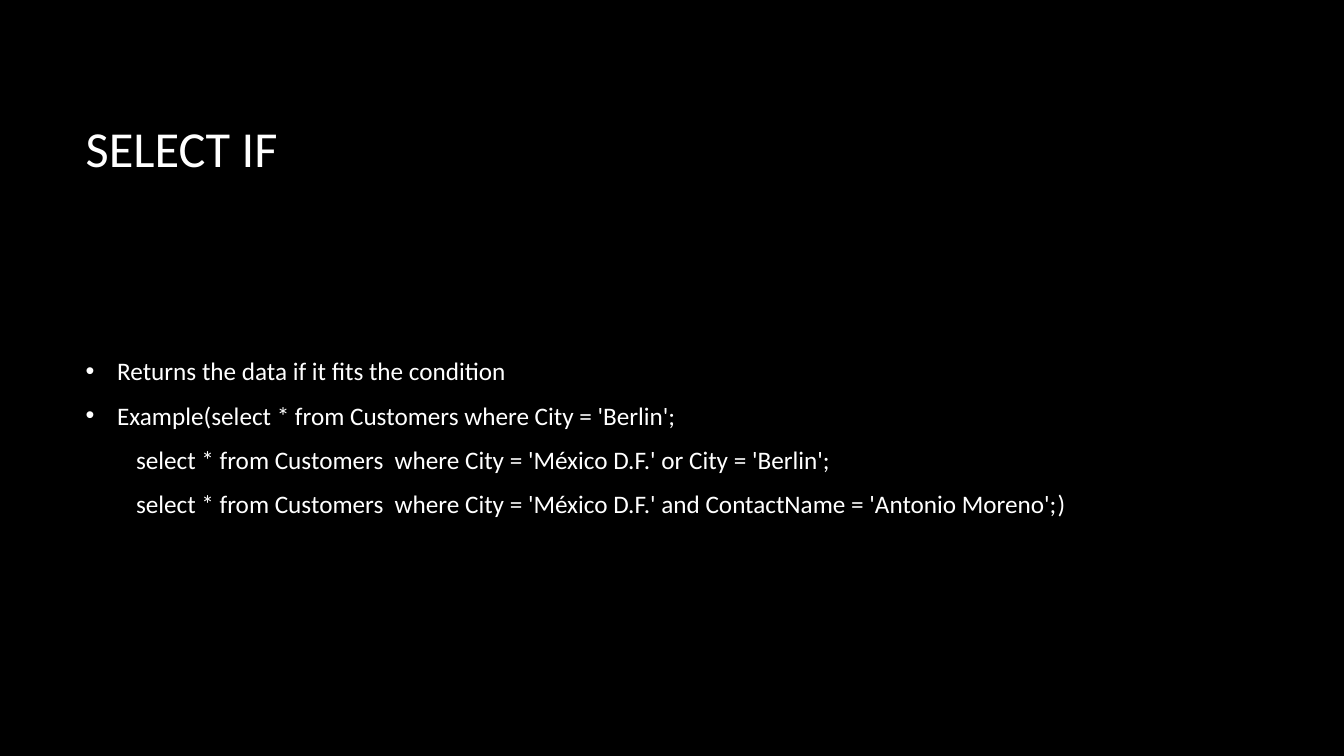
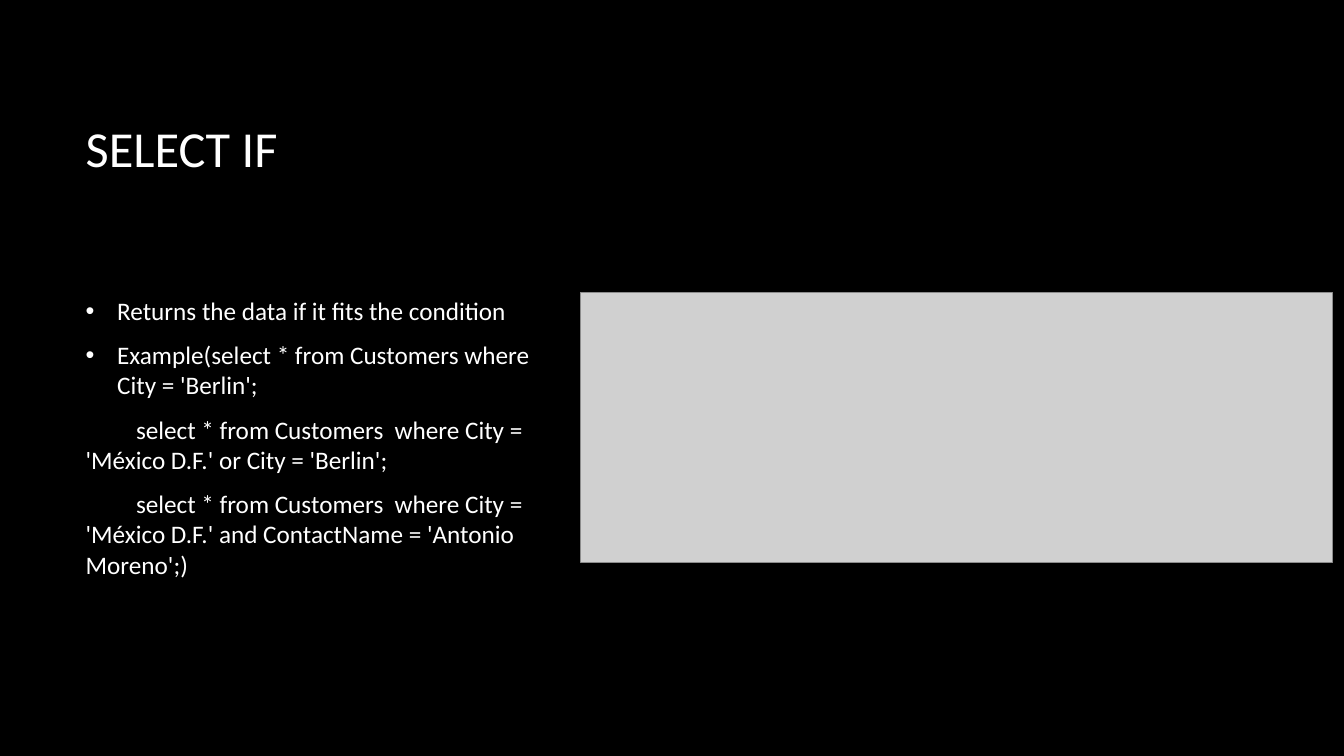
Before and after one commit to HajnalBendeguz1/IKT-01.23, a slide deck: slide 8 of SQL basics.pptx. Drawn at 1344x756 pixels with LibreOffice and Linux fonts; fonts in the diff are those of the drawing; grey boxes stand for pictures; background and template pictures are left out. Boxes give left, top, right and bottom in pixels: in the first picture for what was removed or moved away, otherwise in the second. Text is boxed around its words. In the diff, an @@ line names an element or a change of style, - is before the commit and + after.

```diff
--- a/SQL basics.pptx
+++ b/SQL basics.pptx
@@ text "Returns the data if it ..." rewrapped from [117, 362, 1065, 517] to [86, 302, 529, 578] @@
@@ picture added at [581, 292, 1333, 563] @@
```
Also in this commit, not shown: 11 other slides changed, 1 slide removed.
